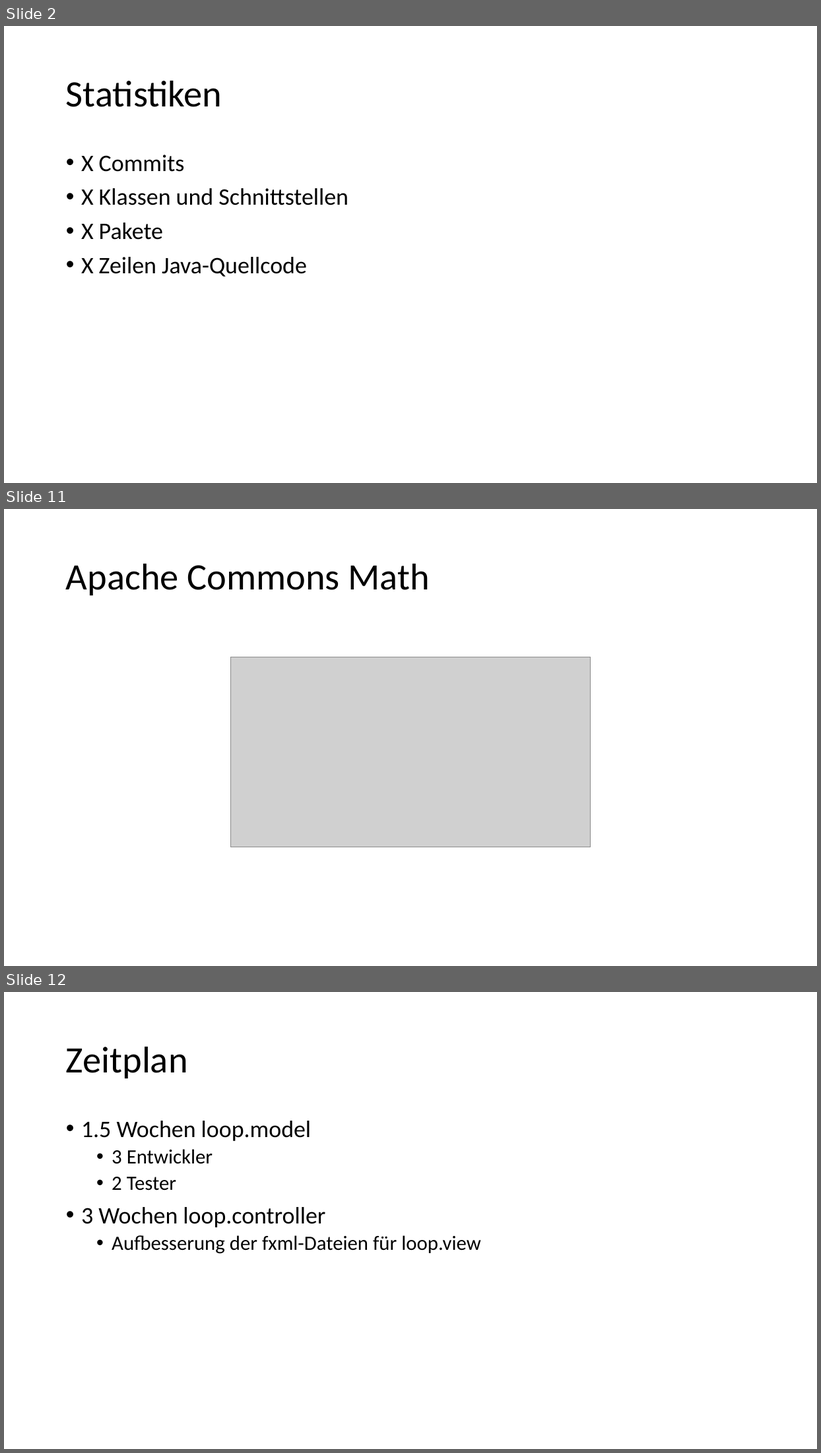
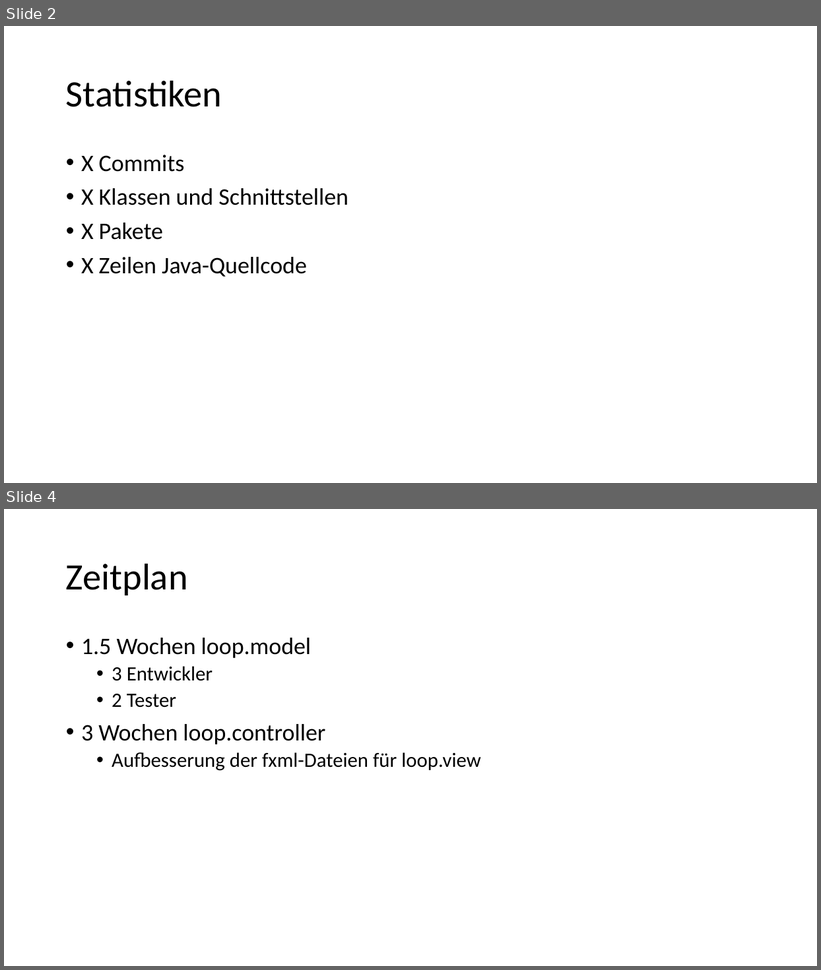
Before and after one commit to ChristianSchorr/repeated_games_pse, a slide deck: Dokumente/Implementierung/Präsentation/Präsentation.pptx. Shown one above the other, each under a label of ours: slides 2, 11 and 12 before the commit, slides 2 and 4 after it; the slides between them are not shown. The pictures are 821x1453 and 821x970 pixels, drawn with LibreOffice and Linux fonts; fonts in the diff are those of the drawing; grey boxes stand for pictures. Boxes give left, top, right and bottom in pixels: in the first picture for what was removed or moved away, otherwise in the second. Text is boxed around its words. In the diff, an @@ line names an element or a change of style, - is before the commit and + after.

```diff
--- a/Dokumente/Implementierung/Präsentation/Präsentation.pptx
+++ b/Dokumente/Implementierung/Präsentation/Präsentation.pptx
@@ slide 11 removed at [4, 509, 817, 966], background #FFFFFF @@
@@ title removed at [66, 563, 430, 595] @@
-Apache Commons Math
@@ picture removed at [230, 657, 590, 848] @@
@@ what was slide 12 is now slide 4 @@
```
Also in this commit, not shown: 2 slides changed, 7 other slides removed, 3 other files.
